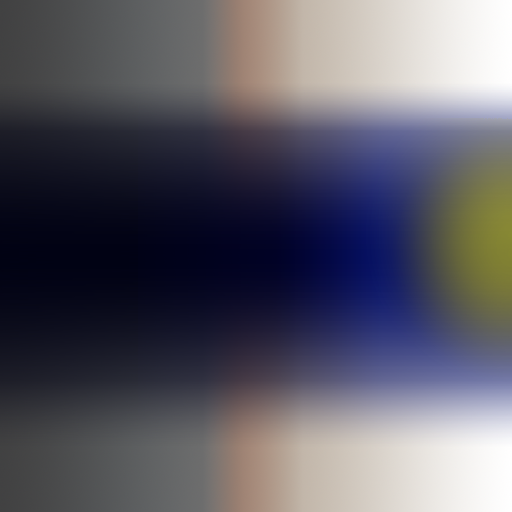
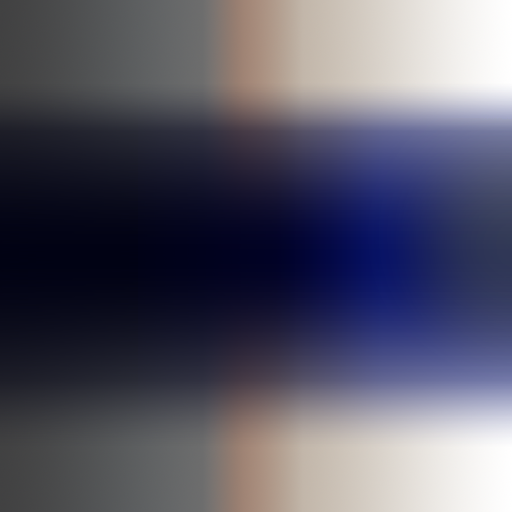
Comparing the layer stacks of the two 512 × 512 images. Changes:
"Layer 4": opacity 51% → 17% over 374, 118, 512, 378
